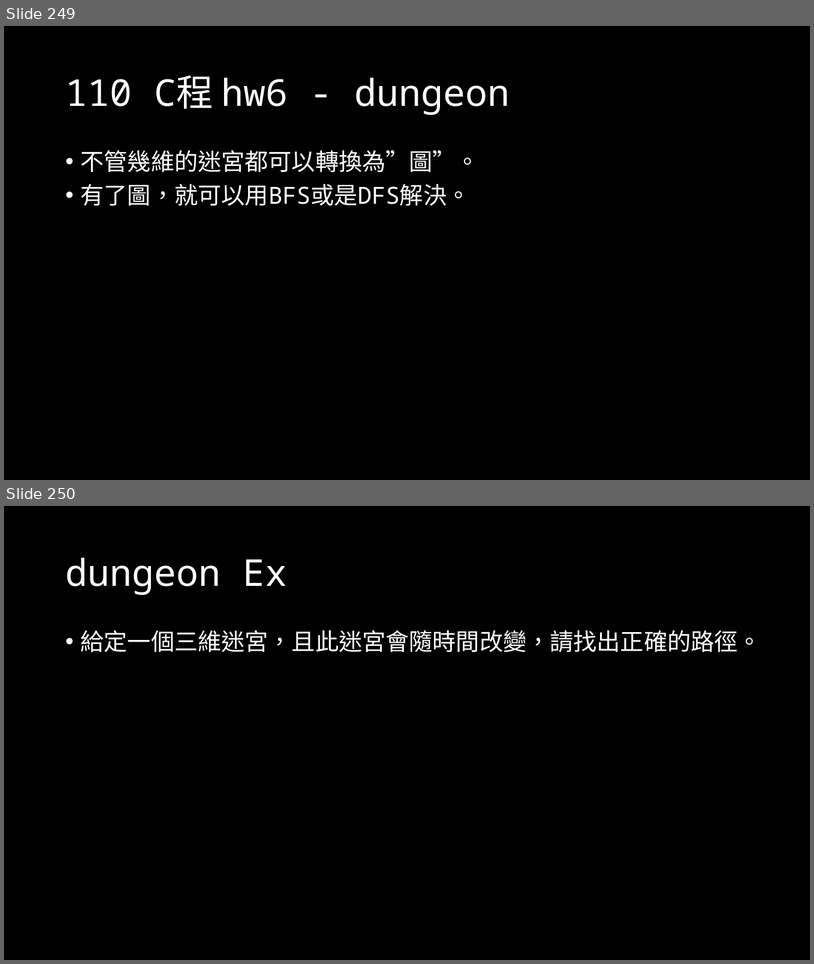
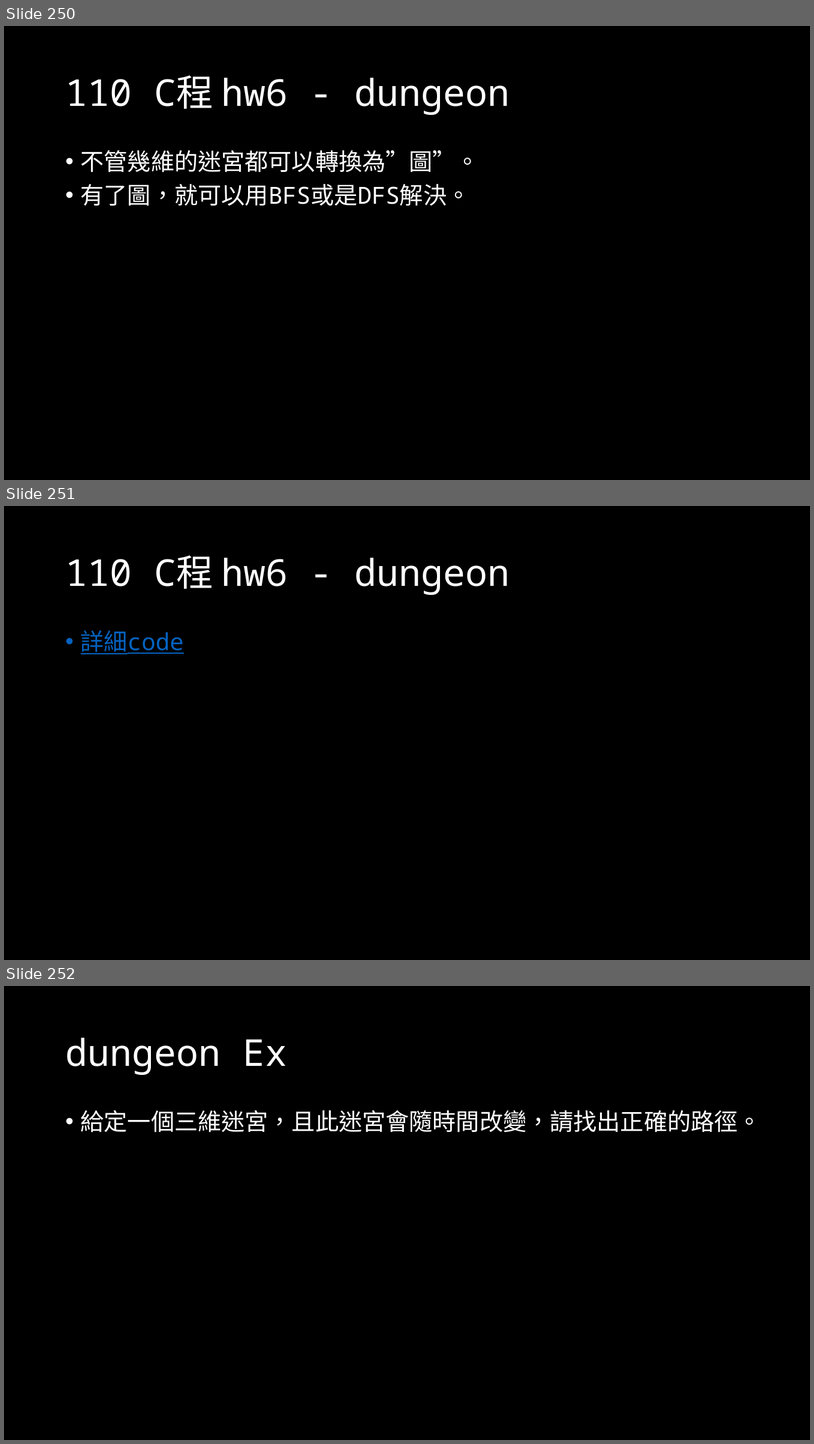
Before and after one commit to OEmiliatanO/those_c_prog_didnt_teach, a slide deck: Ch4/Ch4-algorithm.pptx. Shown one above the other, each under a label of ours: slides 249 and 250 before the commit, slides 250, 251 and 252 after it. The pictures are 814x964 and 814x1444 pixels, drawn with LibreOffice and Linux fonts; fonts in the diff are those of the drawing. Boxes give left, top, right and bottom in pixels: in the first picture for what was removed or moved away, otherwise in the second. Text is boxed around its words. In the diff, an @@ line names an element or a change of style, - is before the commit and + after.

```diff
--- a/Ch4/Ch4-algorithm.pptx
+++ b/Ch4/Ch4-algorithm.pptx
@@ slide 251 added at bbox=[4, 506, 810, 960], background #000000 @@
@@ title added at bbox=[65, 555, 510, 595], 44 pt, text #FFFFFF @@
+110 C程 hw6 - dungeon
@@ text added at bbox=[81, 630, 184, 654], 28 pt, text #0563C1, underline @@
+• 詳細code
@@ what was slide 249 is now slide 250 @@
@@ what was slide 250 is now slide 252 @@
```
Also in this commit, not shown: 1 slide changed, 3 other slides added.
